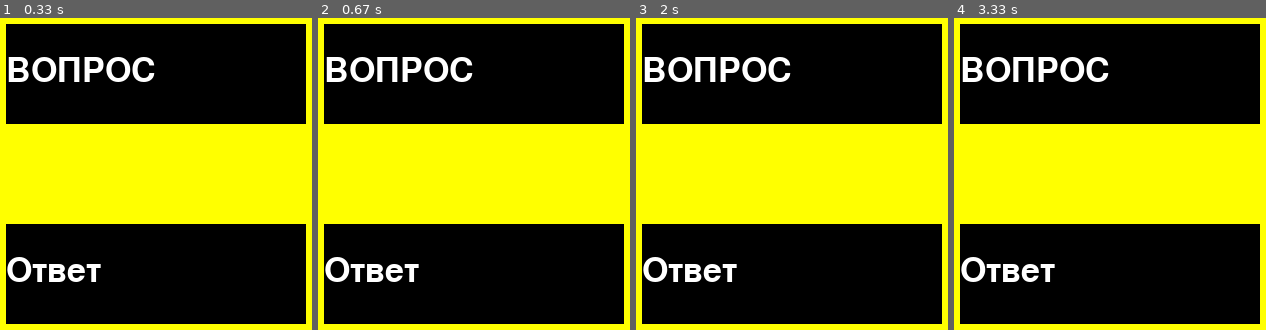
Above: before the commit, frames 1-4 (left to right).
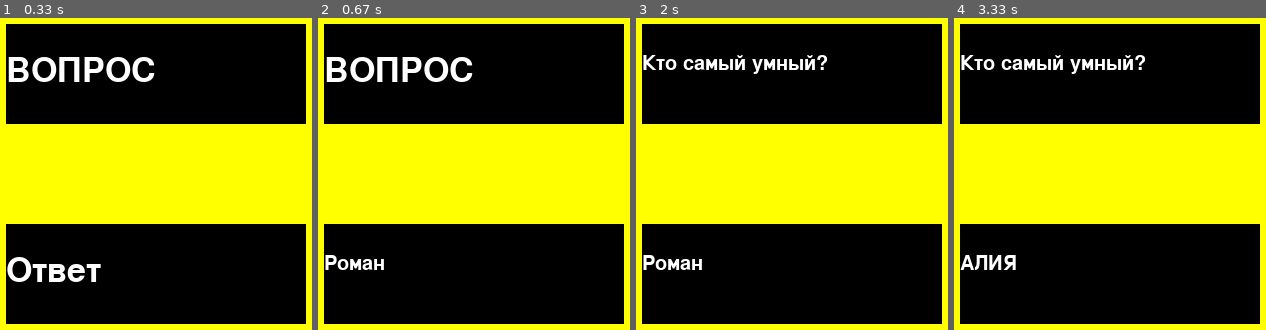
Above: after the commit, the same moments.

Repository: artem012010/classwork
Game: pygame game, started from pypygame.py
Same seed, same stepped clock (60 frames per second), same inputs: the game is played once before the commit and once after it.
Inputs:
- Up to frame 1 (0.33 s): no input
- Up to frame 2 (0.67 s): tap A at 0.33 s
- Up to frame 3 (2 s): hold Q from 1.67 s (still down)
- Up to frame 4 (3.33 s): release Q at 2.13 s; hold A from 3.17 s (still down)

Frame 1 is identical in both runs. In frame 2, 1.2% of the frame differs, in the area x 2-33%, y 75-85%; in frame 3, 3.7%; in frame 4, 3.8%, in the area x 1-62%, y 11-85%.

Commit message:
Update pypygame.py

Diff:
--- a/pypygame.py
+++ b/pypygame.py
@@ -1,4 +1,5 @@
 #Подключение нужных модулей
+from random import randint
 import pygame
 pygame.init()
 #создание окна игры
@@ -23,11 +24,33 @@
 
 question_card = Sprite(100,100,300,100)
 question_card.set_text('ВОПРОС',50)
+question_card.draw()
 answer_card = Sprite(100,300,300,100)
 answer_card.set_text('Ответ',50)
+answer_card.draw()
 
 while True:
     pygame.display.update()
-    question_card.draw()
-    answer_card.draw()
+    for event in pygame.event.get():
+        if event.type == pygame.KEYDOWN:
+            if event.key == pygame.K_q:
+                number = randint(1,3)
+                if number == 1:
+                    question_card.set_text('Кто самый крутой?', 30)
+                if number == 2:
+                    question_card.set_text('Кто здесь Гитлер?', 30)
+                if number == 3:
+                    question_card.set_text('Кто самый умный?', 30)
+                question_card.draw()
+
+            if event.key == pygame.K_a:
+                number = randint(1,3)
+                if number == 1:
+                    answer_card.set_text('Роман', 30)
+                if number == 2:
+                    answer_card.set_text('Кутман', 30)
+                if number == 3:
+                    answer_card.set_text('АЛИЯ', 30)
+                answer_card.draw()
+
     clock.tick(40)
